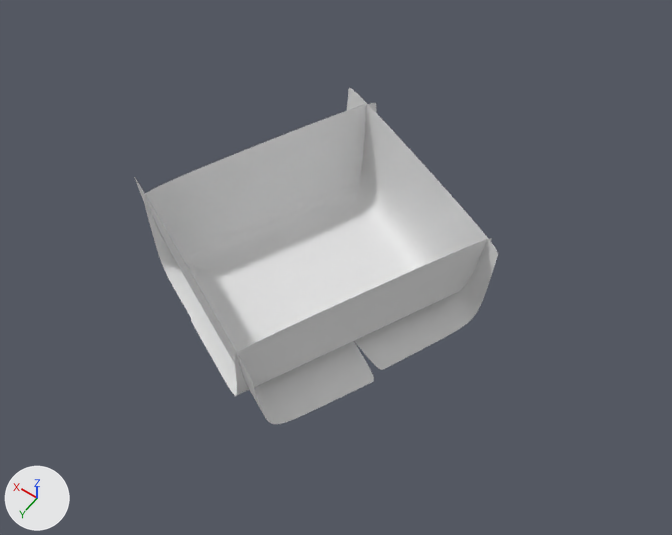
Two versions of the Blender file image_generation/data/base_scene_4sided.blend, one commit apart.
Both versions are drawn from a 50 mm camera at (-71.4, 98.2, 164.0) aimed at (-0.4, -1.1, 7.9). Every picture has the same lights, and +X, +Y and +Z are marked at lower left.

Before the edit, the objects in view are built like this:
```python
me_mesh_000 = bpy.data.meshes.new('Mesh.000')
me_mesh_000.from_pydata(...)  # 96 vertices, 47 faces; spans x -23.6..4.1, y -56.5..0.0, z 0.0..23.2
me_mesh_001 = bpy.data.meshes.new('Mesh.001')
me_mesh_001.from_pydata(...)  # 96 vertices, 47 faces; spans x -23.6..4.1, y -56.5..0.0, z 0.0..23.2
me_mesh_002 = bpy.data.meshes.new('Mesh.002')
me_mesh_002.from_pydata(...)  # 96 vertices, 47 faces; spans x -23.6..4.1, y -56.5..0.0, z 0.0..23.2
me_mesh_003 = bpy.data.meshes.new('Mesh.003')
me_mesh_003.from_pydata(...)  # 96 vertices, 47 faces; spans x -23.6..4.1, y -56.5..0.0, z 0.0..23.2
ob_ground = bpy.data.objects.new('Ground', me_mesh_001)
ob_ground.location = (-24.1, -18.0, 0.0)
ob_ground.rotation_euler = (0.0, 0.0, 2.698)  # degrees (0, 0, 155)
_m = ob_ground.modifiers.new('Subsurf', 'SUBSURF')
_m.levels = 2
ob_ground_001 = bpy.data.objects.new('Ground.001', me_mesh_000)
ob_ground_001.location = (22.7, -32.7, 0.0)
ob_ground_001.rotation_euler = (0.0, 0.0, -1.985)  # degrees (0, 0, -114)
_m = ob_ground_001.modifiers.new('Subsurf', 'SUBSURF')
_m.levels = 2
ob_ground_002 = bpy.data.objects.new('Ground.002', me_mesh_002)
ob_ground_002.location = (33.0, 17.3, 0.0)
ob_ground_002.rotation_euler = (0.0, 0.0, -0.428)  # degrees (0, 0, -25)
_m = ob_ground_002.modifiers.new('Subsurf', 'SUBSURF')
_m.levels = 2
ob_ground_003 = bpy.data.objects.new('Ground.003', me_mesh_003)
ob_ground_003.location = (-10.8, 33.2, 0.0)
ob_ground_003.rotation_euler = (0.0, 0.0, 1.126)  # degrees (0, 0, 65)
_m = ob_ground_003.modifiers.new('Subsurf', 'SUBSURF')
_m.levels = 2
```
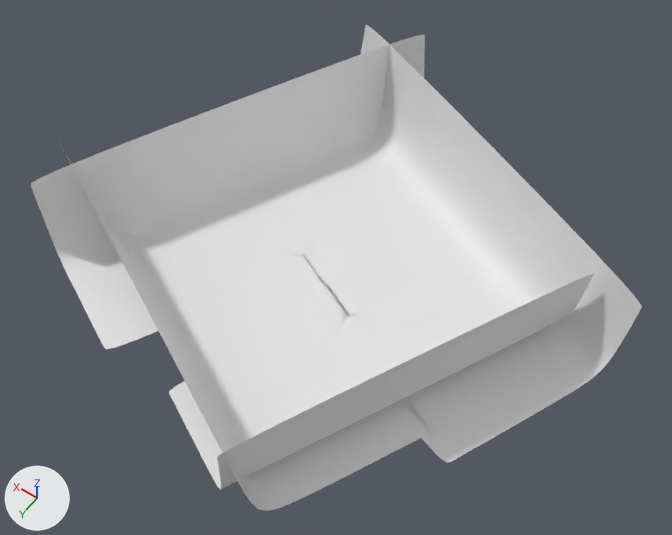
Commit message: update base blender scene

Pixel boxes (x1, y1, x2, y2) of what changed, in the pictures (672 x 535 px):
'Ground.001', moved, rescaled
    before: (331, 88, 498, 370)
    after: (303, 25, 642, 462)
'Ground.002', moved, rescaled (69% wider, 37% taller)
    before: (143, 103, 376, 332)
    after: (31, 35, 425, 349)
'Ground.003', moved, rescaled (55% wider, 48% taller)
    before: (134, 177, 374, 424)
    after: (60, 144, 432, 511)
'Ground', moved, rescaled (41% wider, 36% taller)
    before: (191, 238, 492, 396)
    after: (169, 274, 594, 490)

Patch to the scene script:
```diff
--- a/image_generation/data/base_scene_4sided.blend.py
+++ b/image_generation/data/base_scene_4sided.blend.py
@@ ob_ground @@
 ob_ground = bpy.data.objects.new('Ground', me_mesh_001)
-ob_ground.location = (-24.1, -18.0, 0.0)
+ob_ground.location = (-44.1, -21.9, 0.0)
 ob_ground.rotation_euler = (0.0, 0.0, 2.698)  # degrees (0, 0, 155)
+ob_ground.scale = (1.11, 1.41, 1.0)
 _m = ob_ground.modifiers.new('Subsurf', 'SUBSURF')
@@ ob_ground_001 @@
 ob_ground_001 = bpy.data.objects.new('Ground.001', me_mesh_000)
-ob_ground_001.location = (22.7, -32.7, 0.0)
+ob_ground_001.location = (33.6, -51.8, 0.0)
 ob_ground_001.rotation_euler = (0.0, 0.0, -1.985)  # degrees (0, 0, -114)
+ob_ground_001.scale = (1.6, 1.74, 1.0)
 _m = ob_ground_001.modifiers.new('Subsurf', 'SUBSURF')
@@ ob_ground_002 @@
 ob_ground_002 = bpy.data.objects.new('Ground.002', me_mesh_002)
-ob_ground_002.location = (33.0, 17.3, 0.0)
+ob_ground_002.location = (53.6, 28.7, 0.0)
 ob_ground_002.rotation_euler = (0.0, 0.0, -0.428)  # degrees (0, 0, -25)
+ob_ground_002.scale = (1.19, 1.74, 1.0)
 _m = ob_ground_002.modifiers.new('Subsurf', 'SUBSURF')
@@ ob_ground_003 @@
 ob_ground_003 = bpy.data.objects.new('Ground.003', me_mesh_003)
-ob_ground_003.location = (-10.8, 33.2, 0.0)
+ob_ground_003.location = (-21.2, 47.3, 0.0)
 ob_ground_003.rotation_euler = (0.0, 0.0, 1.126)  # degrees (0, 0, 65)
+ob_ground_003.scale = (1.57, 1.61, 1.0)
 _m = ob_ground_003.modifiers.new('Subsurf', 'SUBSURF')
```
